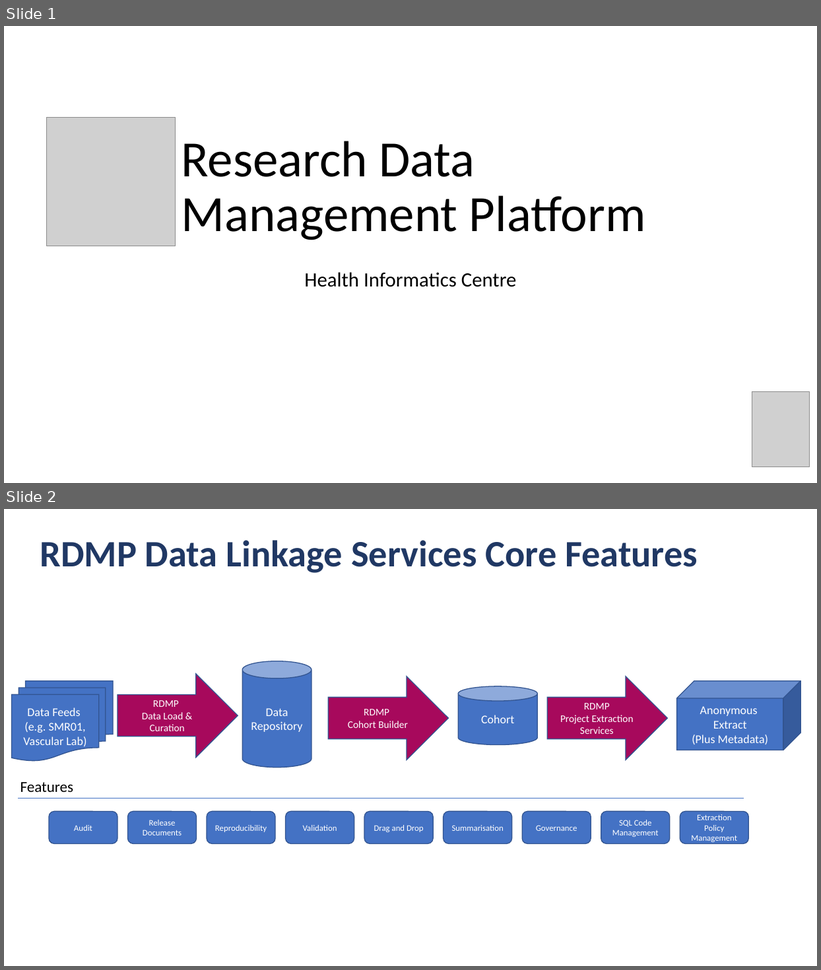
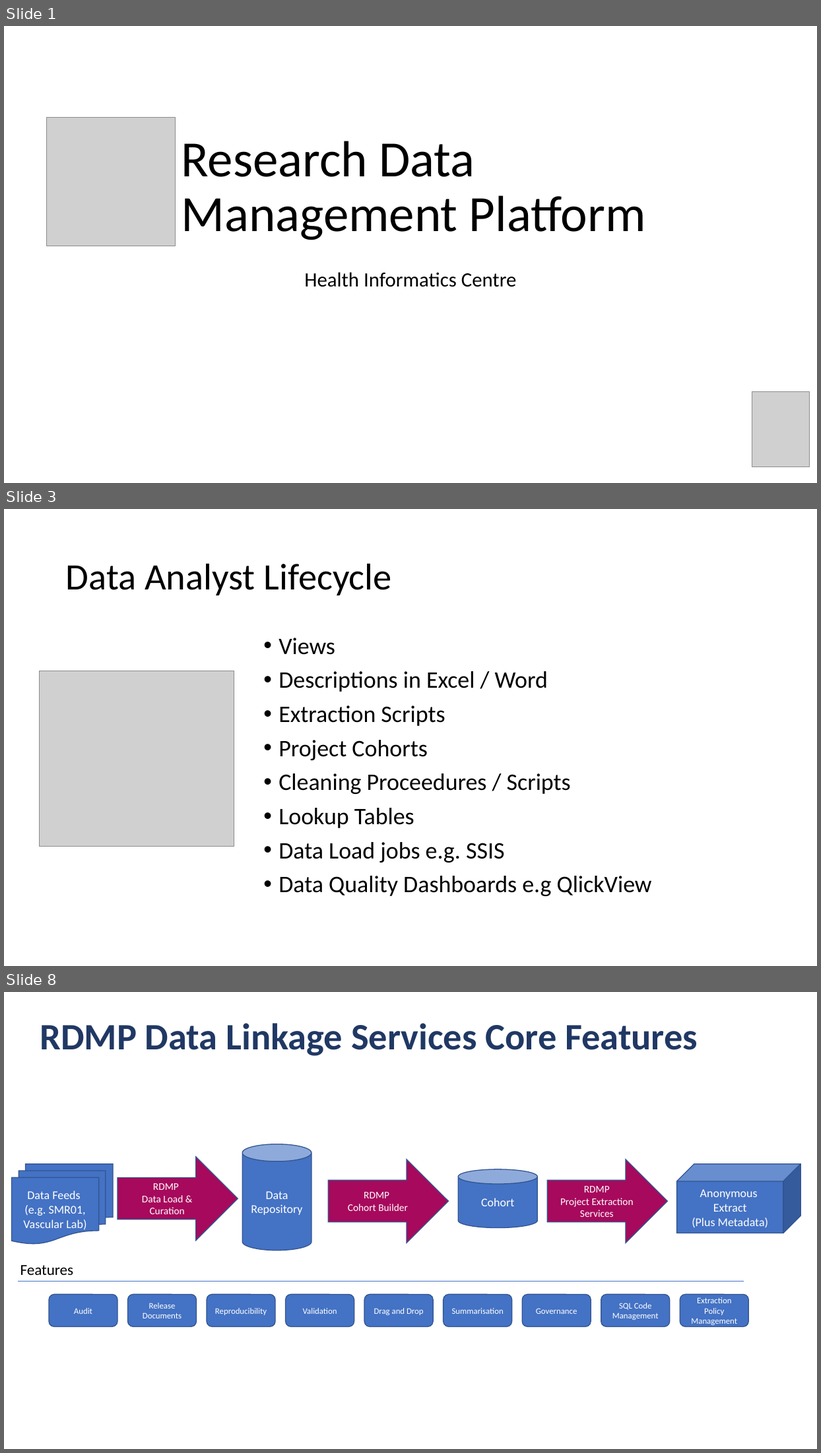
Before and after one commit to HicServices/RDMP, a slide deck: Documentation/RDMP Presentation.pptx. Shown one above the other, each under a label of ours: slides 1 and 2 before the commit, slides 1, 3 and 8 after it; the slides between them are not shown. The pictures are 821x970 and 821x1453 pixels, drawn with LibreOffice and Linux fonts; fonts in the diff are those of the drawing; grey boxes stand for pictures; background and template pictures are left out. Boxes give left, top, right and bottom in pixels: in the first picture for what was removed or moved away, otherwise in the second. Text is boxed around its words. In the diff, an @@ line names an element or a change of style, - is before the commit and + after.

```diff
--- a/Documentation/RDMP Presentation.pptx
+++ b/Documentation/RDMP Presentation.pptx
@@ slide 3 added at (4, 509, 817, 966), background #FFFFFF @@
@@ title added at (66, 563, 392, 595), 44 pt, text #000000 @@
+Data Analyst Lifecycle
@@ text added at (279, 638, 652, 896), 28 pt, text #000000 @@
+• Views
+• Descriptions in Excel / Word
+• Extraction Scripts
+• Project Cohorts
+• Cleaning Proceedures / Scripts
+• Lookup Tables
+• Data Load jobs e.g. SSIS
+• Data Quality Dashboards e.g QlickView
@@ picture added at (40, 671, 234, 847) @@
@@ what was slide 2 is now slide 8 @@
```
Also in this commit, not shown: 5 other slides added.
